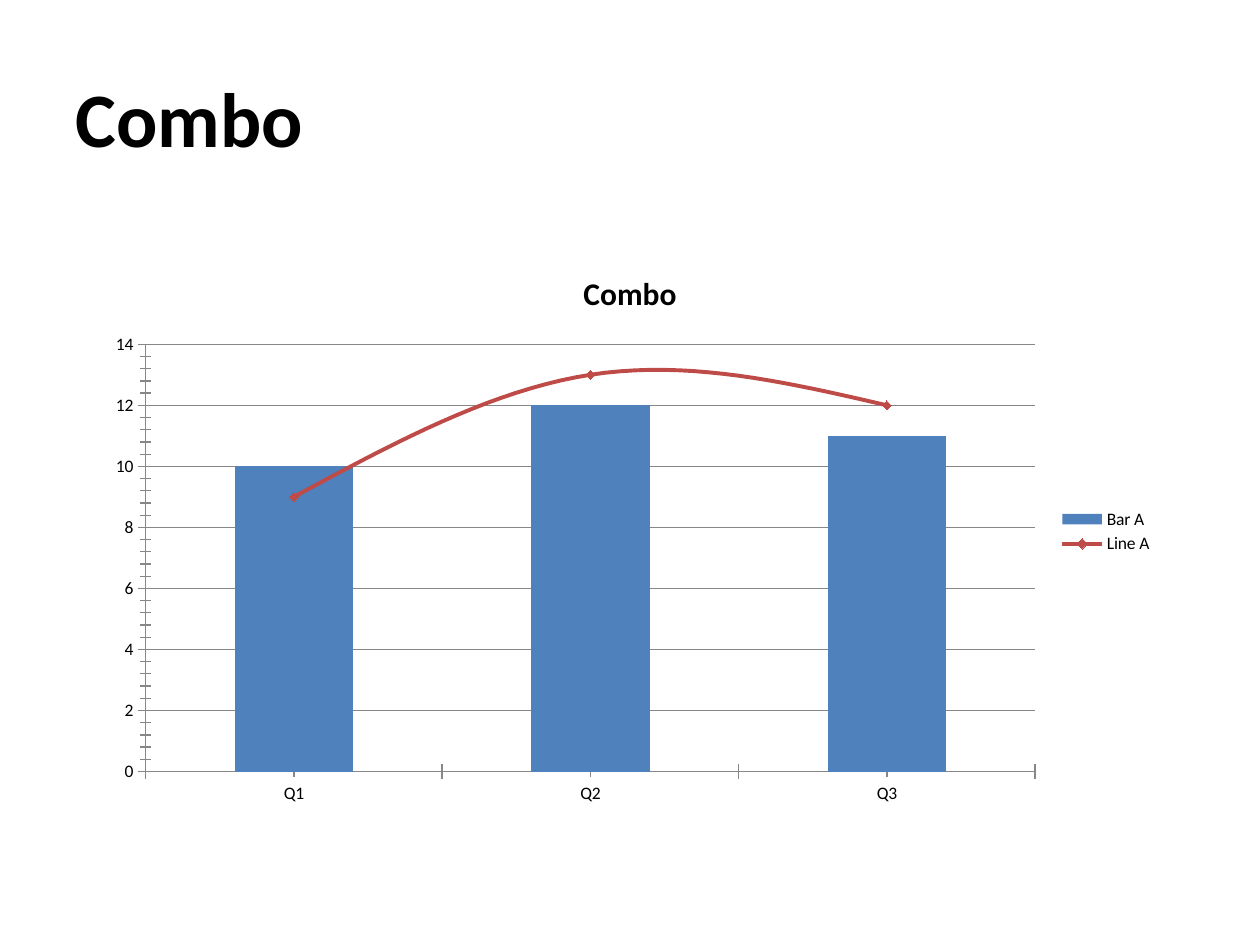
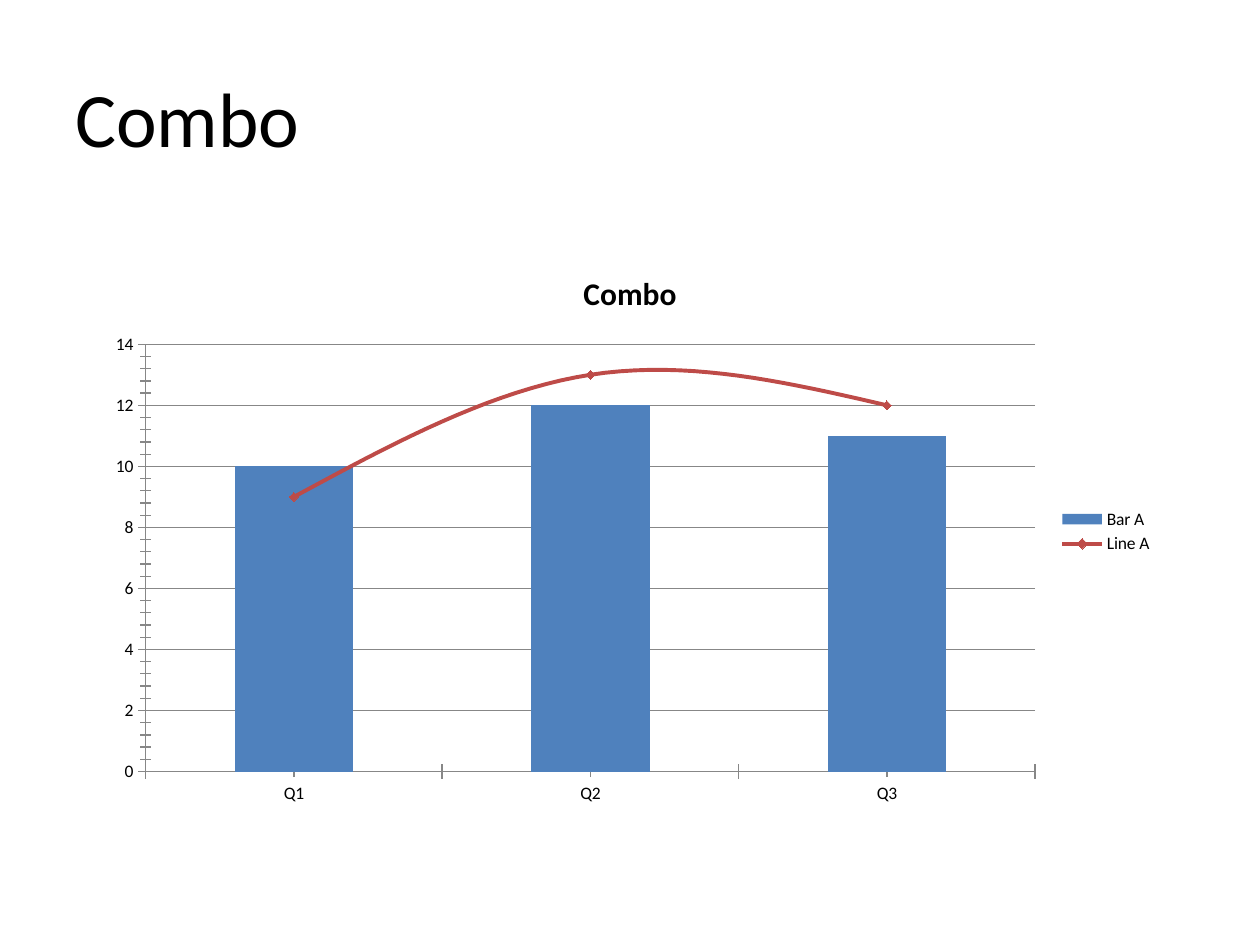
Before and after one commit to djinn-soul/gopptx, a slide deck: slide 3 of smoke_samples/family4_stock_combo.pptx. Drawn at 1260x945 pixels with LibreOffice and Linux fonts; fonts in the diff are those of the drawing. Boxes give left, top, right and bottom in pixels: in the first picture for what was removed or moved away, otherwise in the second. Text is boxed around its words. In the diff, an @@ line names an element or a change of style, - is before the commit and + after.

```diff
--- a/smoke_samples/family4_stock_combo.pptx
+++ b/smoke_samples/family4_stock_combo.pptx
@@ text "Combo" at [75, 93, 299, 148]: bold off @@
```
Also in this commit, not shown: 2 other slides changed, 40 other files.
